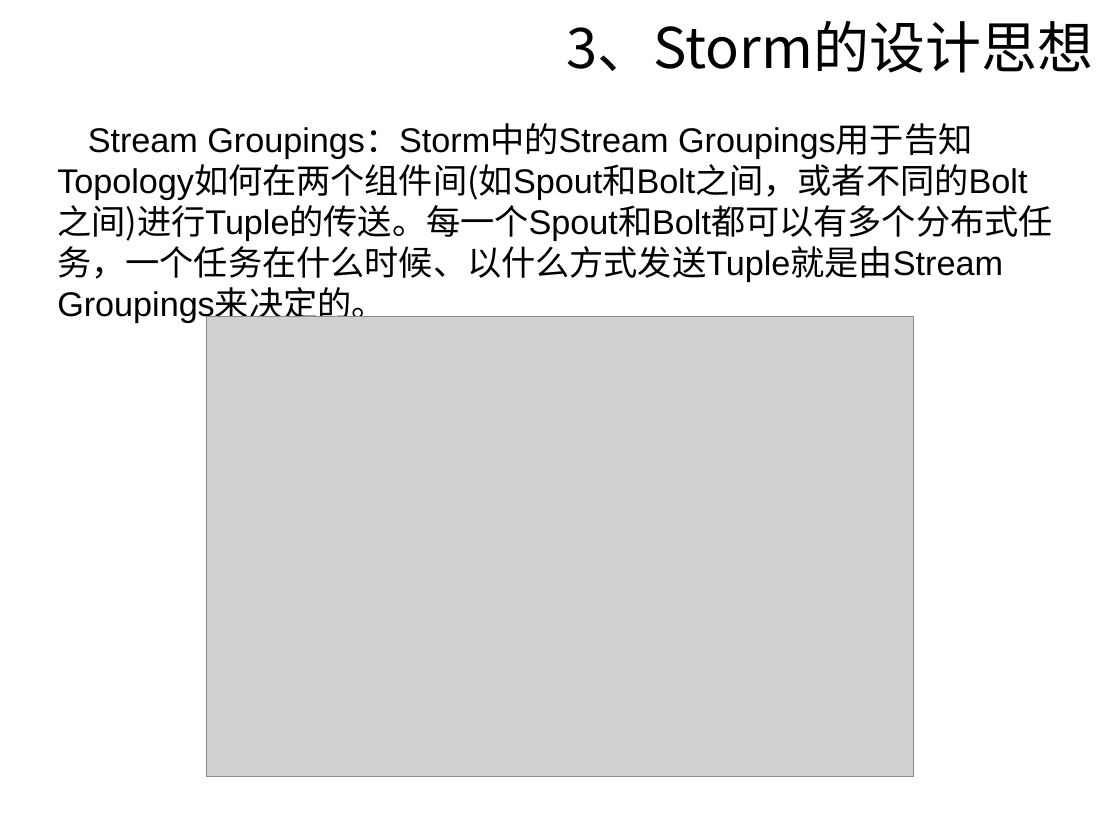
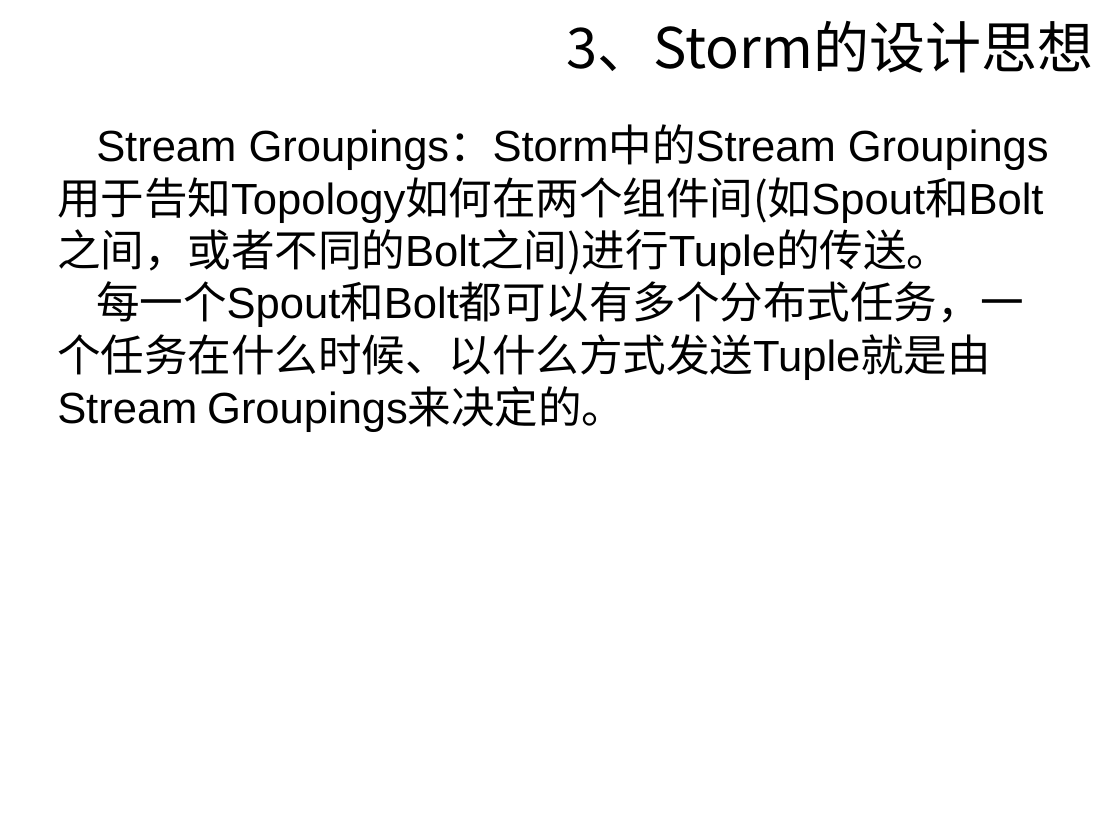
Before and after one commit to sunyisgithub/Git, a slide deck: slide 21 of Storm.ppt (slide 22 before the commit). Drawn at 1120x840 pixels with LibreOffice and Linux fonts; fonts in the diff are those of the drawing; grey boxes stand for pictures; background and template pictures are left out. Boxes give left, top, right and bottom in pixels: in the first picture for what was removed or moved away, otherwise in the second. Text is boxed around its words. In the diff, an @@ line names an element or a change of style, - is before the commit and + after.

```diff
--- a/Storm.ppt
+++ b/Storm.ppt
@@ text at (57,126,1043,432): text changed; size 22 to 28 pt @@
-Stream Groupings：Storm中的Stream Groupings用于告知Topology如何在两个组件间(如Spout和Bolt之间，或者不同的Bolt之间)进行Tuple的传送。每一个Spout和Bolt都可以有多个分布式任务，一个任务在什么时候、以什么方式发送Tuple就是由Stream Groupings来决定的。
+Stream Groupings：Storm中的Stream Groupings用于告知Topology如何在两个组件间(如Spout和Bolt之间，或者不同的Bolt之间)进行Tuple的传送。
+每一个Spout和Bolt都可以有多个分布式任务，一个任务在什么时候、以什么方式发送Tuple就是由Stream Groupings来决定的。
@@ picture removed at (206,317,913,776) @@
```
Also in this commit, not shown: 23 other slides changed, 20 slides added, 13 slides removed.
